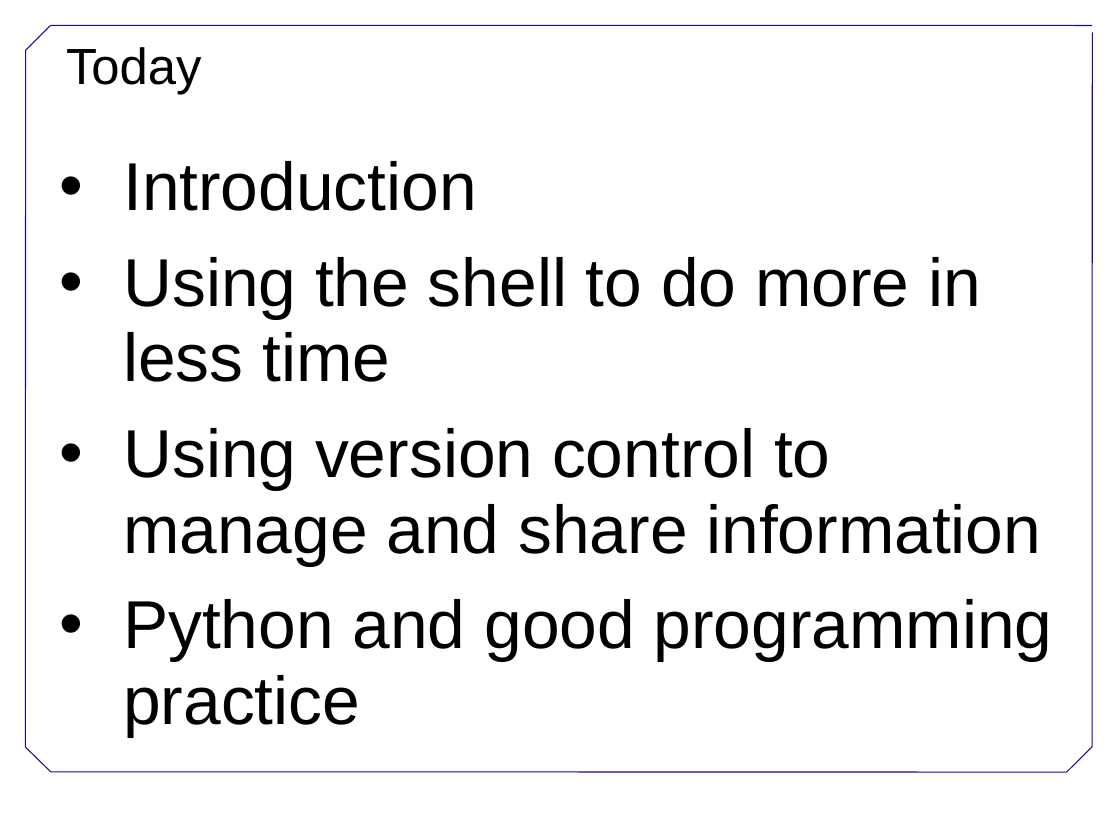
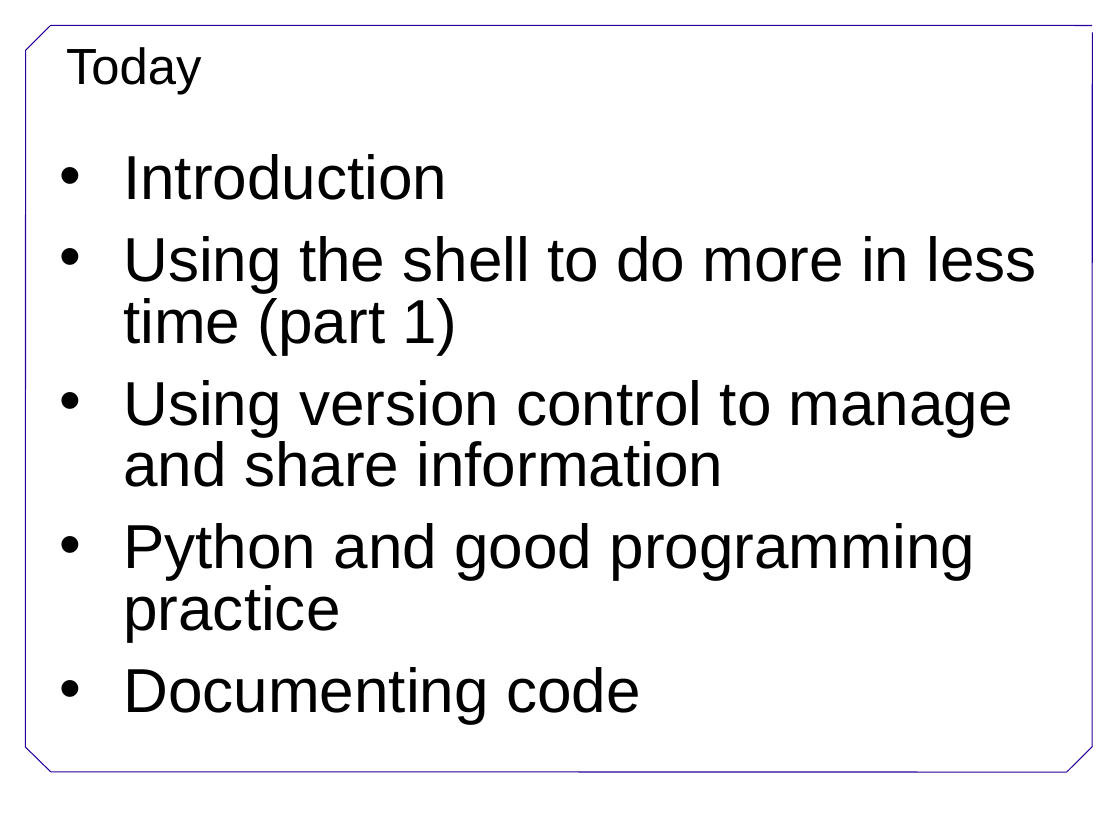
Before and after one commit to swcarpentry/DEPRECATED-boot-camps, a slide deck: slide 2 of Welcome.ppt. Drawn at 1120x840 pixels with LibreOffice and Linux fonts; fonts in the diff are those of the drawing; background and template pictures are left out. Boxes give left, top, right and bottom in pixels: in the first picture for what was removed or moved away, otherwise in the second. Text is boxed around its words. In the diff, an @@ line names an element or a change of style, - is before the commit and + after.

```diff
--- a/Welcome.ppt
+++ b/Welcome.ppt
@@ text at (123,154,1013,641): size 48 to 44 pt in "Introduction", "Using version control to manage and share ...", "Python and good programming practice"; line spacing 0.93 to 0.83 @@
@@ text at (123,236,1037,354): text changed; size 48 to 44 pt @@
-• Using the shell to do more in less time
+• Using the shell to do more in less time (part 1)
@@ text at (123,667,641,723): paragraph added @@
+• Documenting code
```
Also in this commit, not shown: 4 other slides changed, 1 slide added, 1 slide removed.
